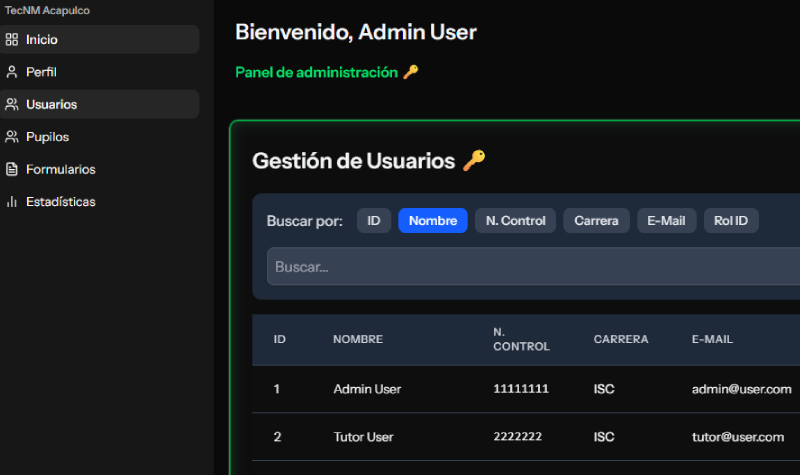
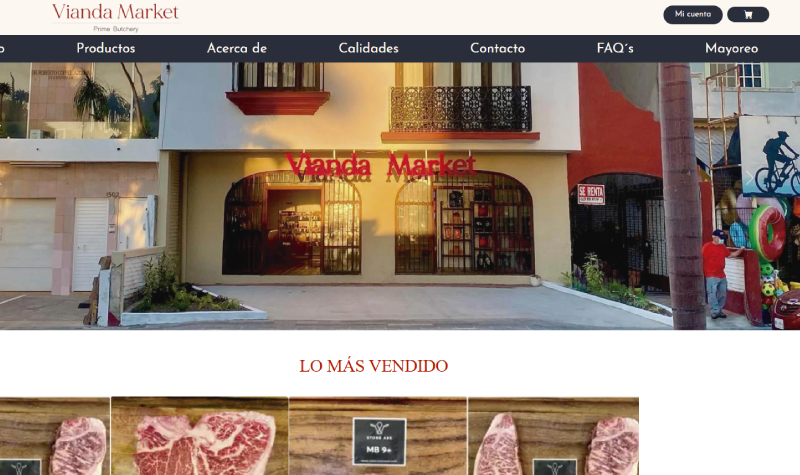
Comparing the layer stacks of the two (800, 475) images. Changes:
hid "Capa 17" over <box>0,0,800,475</box>
added layer "Capa 18" above "Capa 10" over <box>0,0,800,475</box>
showed "Capa 10" over <box>0,0,800,475</box>
